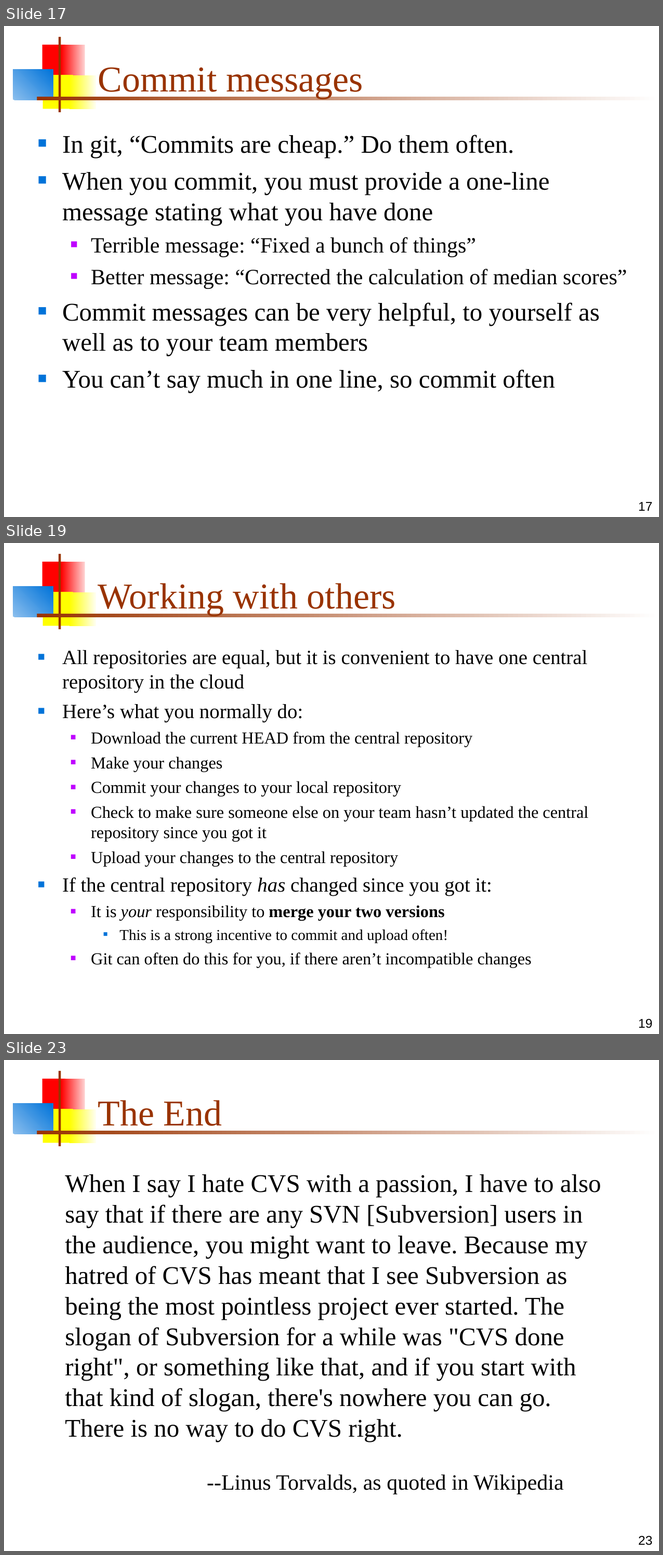
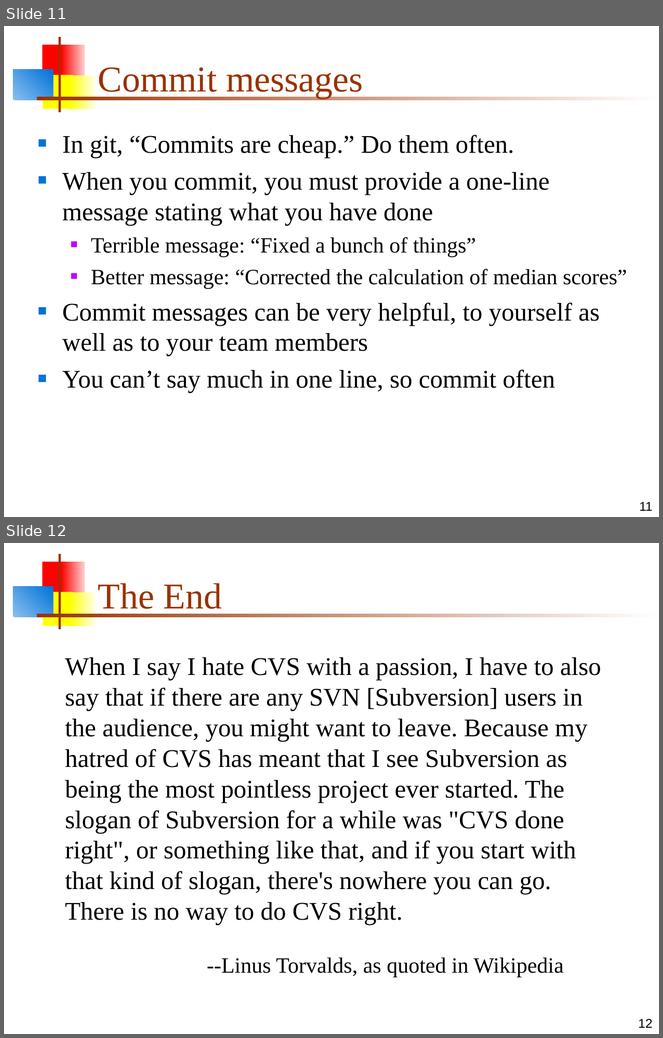
Before and after one commit to MarsUniversity/ECE382, a slide deck: source/lessons/lsn7/git.ppt. Shown one above the other, each under a label of ours: slides 17, 19 and 23 before the commit, slides 11 and 12 after it; the slides between them are not shown. The pictures are 663x1555 and 663x1038 pixels, drawn with LibreOffice and Linux fonts; fonts in the diff are those of the drawing. Boxes give left, top, right and bottom in pixels: in the first picture for what was removed or moved away, otherwise in the second. Text is boxed around its words. In the diff, an @@ line names an element or a change of style, - is before the commit and + after.

```diff
--- a/source/lessons/lsn7/git.ppt
+++ b/source/lessons/lsn7/git.ppt
@@ slide 19 removed at <box>4,543,659,1034</box>, background #FFFFFF; not listed: 7 template elements that a slide beside it also shows @@
@@ title removed at <box>98,583,396,615</box> @@
-Working with others
@@ text removed at <box>62,650,588,968</box> @@
-■ All repositories are equal, but it is convenient to have one central repository in the cloud
-■ Here’s what you normally do:
-  ■ Download the current HEAD from the central repository
-  ■ Make your changes
-  ■ Commit your changes to your local repository
-  ■ Check to make sure someone else on your team hasn’t updated the central repository since you got it
-  ■ Upload your changes to the central repository
-■ If the central repository has changed since you got it:
-  ■ It is your responsibility to merge your two versions
-    ■ This is a strong incentive to commit and upload often!
-  ■ Git can often do this for you, if there aren’t incompatible changes
@@ page number removed at <box>638,1019,652,1029</box> @@
-19
@@ what was slide 17 is now slide 11 @@
@@ page number at <box>639,502,652,511</box>: text changed @@
-17
+11
@@ what was slide 23 is now slide 12 @@
@@ page number at <box>638,1019,652,1028</box>: text changed @@
-23
+12
```
Also in this commit, not shown: 6 slides changed, 10 other slides removed, 3 other files.
